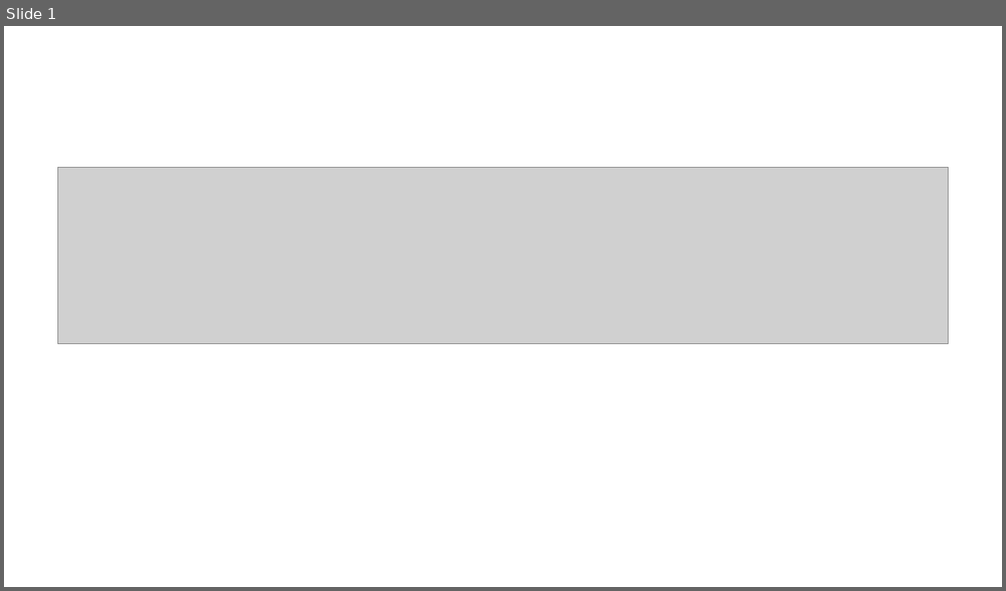
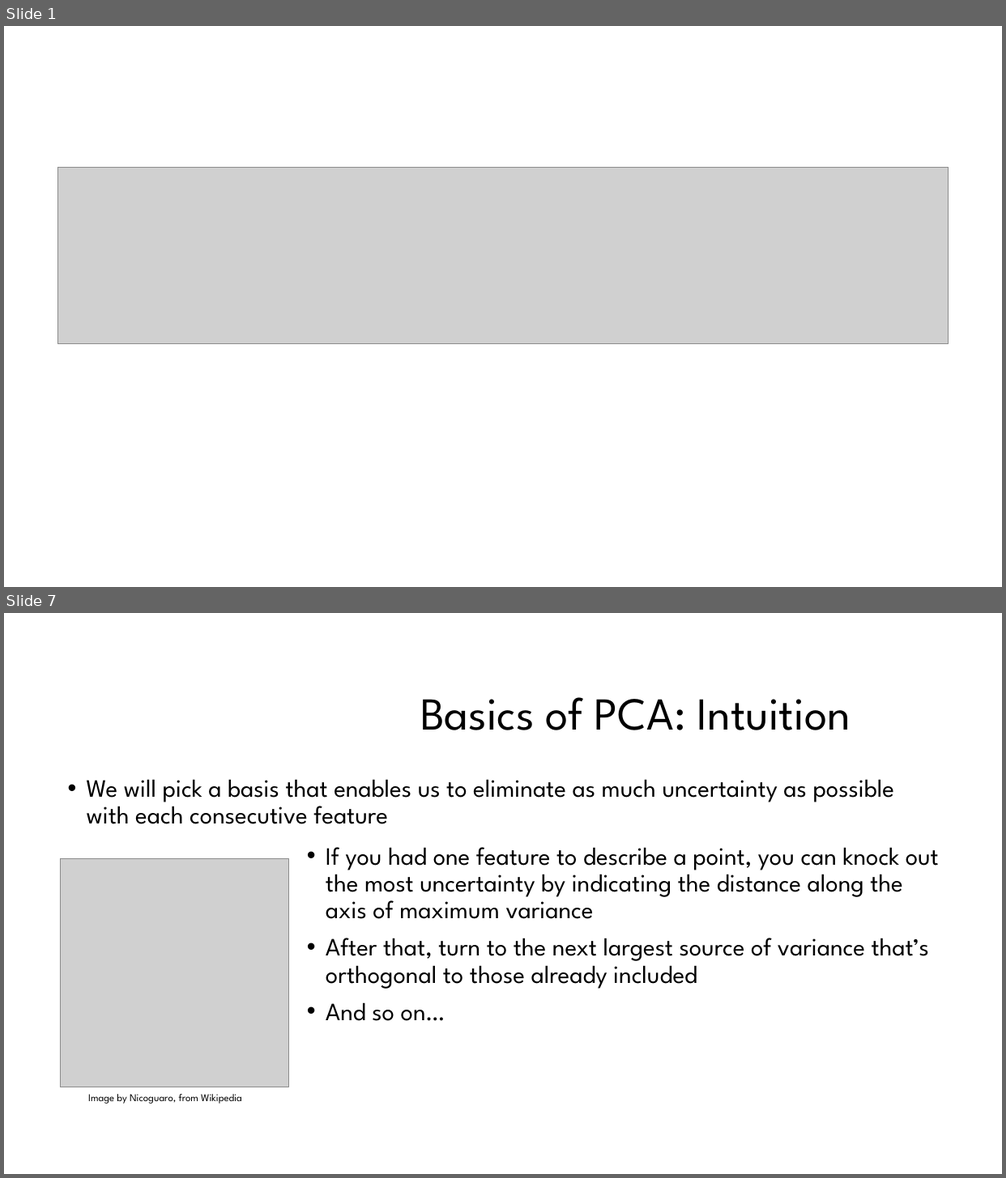
Before and after one commit to jmp448/genomic-data-science, a slide deck: PCA Presentation.pptx. Shown one above the other, each under a label of ours: slide 1 before the commit, slides 1 and 7 after it; the slides between them are not shown. The pictures are 1006x591 and 1006x1178 pixels, drawn with LibreOffice and Linux fonts; fonts in the diff are those of the drawing; grey boxes stand for pictures; background and template pictures are left out. Boxes give left, top, right and bottom in pixels: in the first picture for what was removed or moved away, otherwise in the second. Text is boxed around its words. In the diff, an @@ line names an element or a change of style, - is before the commit and + after.

```diff
--- a/PCA Presentation.pptx
+++ b/PCA Presentation.pptx
@@ slide 7 added at bbox=[4, 613, 1002, 1174], background #FFFFFF @@
@@ text added at bbox=[420, 697, 850, 730], 44 pt, text #000000 @@
+Basics of PCA: Intuition
@@ text added at bbox=[87, 779, 894, 824], 24 pt, text #000000 @@
+• We will pick a basis that enables us to eliminate as much uncertainty as possible with each consecutive feature
@@ text added at bbox=[326, 847, 939, 1021], 24 pt, text #000000 @@
+• If you had one feature to describe a point, you can knock out the most uncertainty by indicating the distance along the axis of maximum variance
+• After that, turn to the next largest source of variance that’s orthogonal to those already included
+• And so on…
@@ picture added at bbox=[60, 858, 289, 1088] @@
@@ text added at bbox=[88, 1094, 242, 1104], 10 pt, text #000000 @@
+Image by Nicoguaro, from Wikipedia
```
Also in this commit, not shown: 24 other slides added, 2 slides removed, 2 other files.
